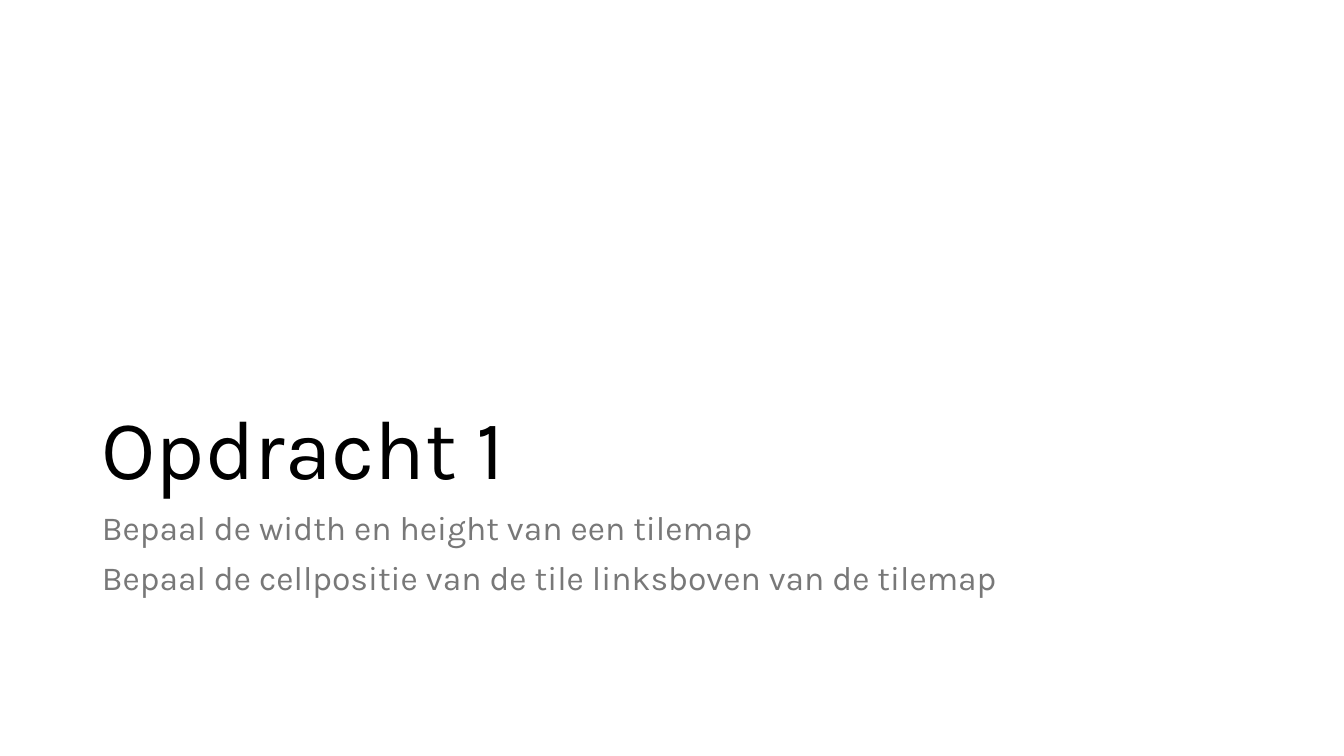
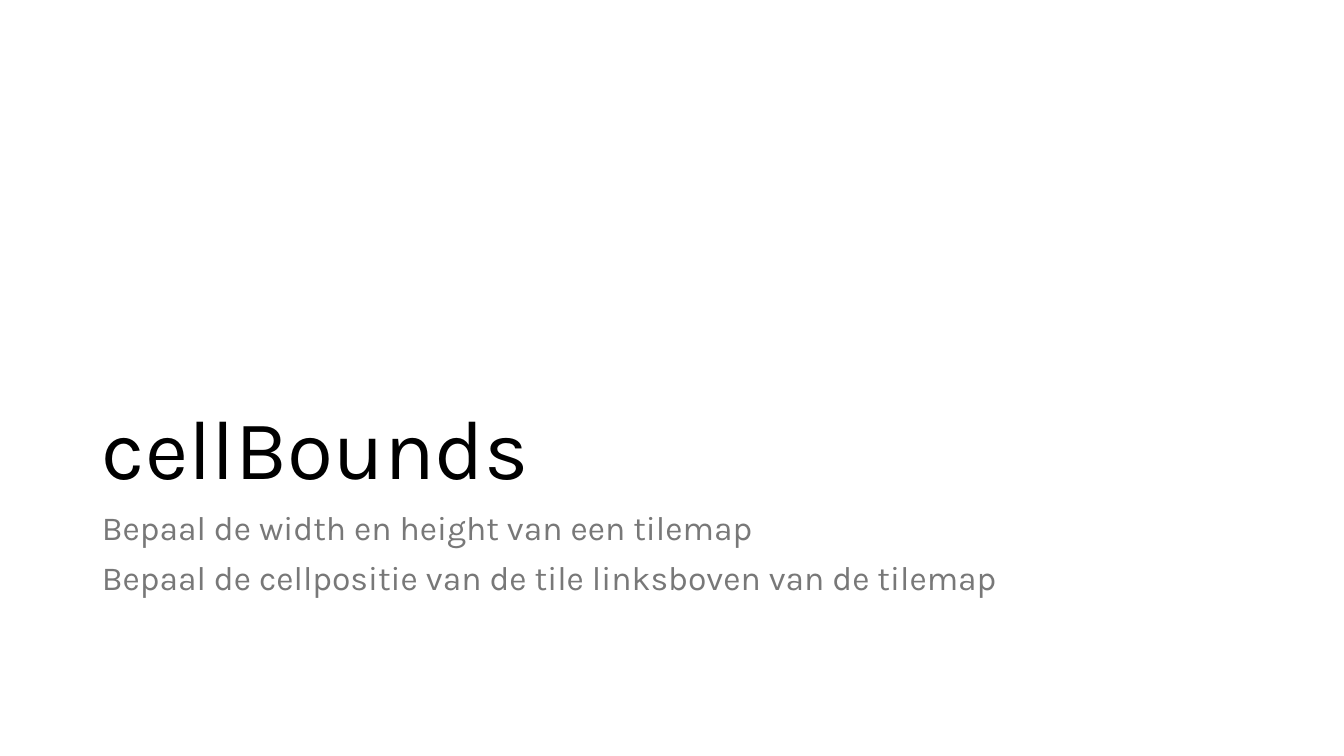
Before and after one commit to djsjollema/lessen-gamedevelopment, a slide deck: slide 4 of M4/GDV_2D_Gym/les3/gdv-2d-gym-les2.pptx (slide 6 before the commit). Drawn at 1344x756 pixels with LibreOffice and Linux fonts; fonts in the diff are those of the drawing. Boxes give left, top, right and bottom in pixels: in the first picture for what was removed or moved away, otherwise in the second. Text is boxed around its words. In the diff, an @@ line names an element or a change of style, - is before the commit and + after.

```diff
--- a/M4/GDV_2D_Gym/les3/gdv-2d-gym-les2.pptx
+++ b/M4/GDV_2D_Gym/les3/gdv-2d-gym-les2.pptx
@@ title at box(102, 421, 529, 480): text changed @@
-Opdracht 1
+cellBounds
```
Also in this commit, not shown: 2 slides removed.
